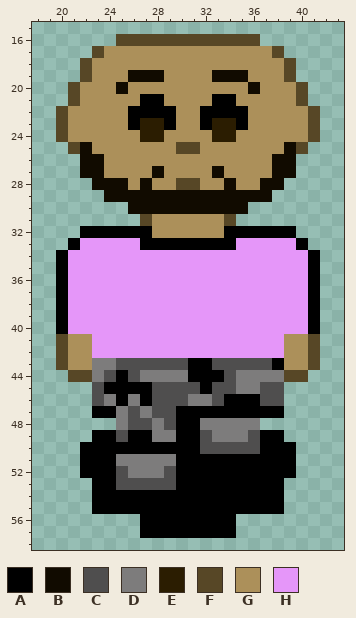
Two versions of one pixel-art sprite, assets/characterAnimations/dan/danWalk-3.png. The first picture shows the starting point.
The file is 64x64 pixels. Shown: x 18..43, y 15..58.
Palette (. is transparent): A #000000  B #110b00  C #4f4e4e  D #7d7c7c  E #2b1d01  F #574726  G #ac905a  H #e596f9
Pixels before, first column x 20:
16 .....FFFFFFFFFFFF.....
17 ...FGGGGGGGGGGGGGGF...
18 ..FGGGGGGGGGGGGGGGGF..
19 ..FGGGBBBGGGGBBBGGGF..
20 .FGGGBGGGGGGGGGGBGGGF.
21 .FGGGGGAAGGGGAAGGGGGF.
22 FGGGGGAAAAGGAAAAGGGGGF
23 FGGGGGAEEAGGAEEAGGGGGF
24 FGGGGGGEEGGGGEEGGGGGGF
25 .FBGGGGGGGFFGGGGGGGBF.
26 ..BBGGGGGGGGGGGGGGBB..
27 ..BBGGGGBGGGGBGGGGBB..
28 ...BBBGBGGFFGGBGGBB...
29 ....BBBBBBBBBBBBBB....
30 ......BBBBBBBBBB......
31 .......FGGGGGGF.......
32 ..AAAAAAGGGGGGAAAAAA..
33 .AHHHHHAAAAAAAAHHHHHA.
34 AHHHHHHHHHHHHHHHHHHHHA
35 AHHHHHHHHHHHHHHHHHHHHA
36 AHHHHHHHHHHHHHHHHHHHHA
37 AHHHHHHHHHHHHHHHHHHHHA
38 AHHHHHHHHHHHHHHHHHHHHA
39 AHHHHHHHHHHHHHHHHHHHHA
40 AHHHHHHHHHHHHHHHHHHHHA
41 FGGHHHHHHHHHHHHHHHHGGF
42 FGGHHHHHHHHHHHHHHHHGGF
43 FGGDDCCCCCCAACCCCCAGGF
44 .FFDCACDDDDAAACDDDDFF.
45 ...CAAAACCCCACCDDCC...
46 ...CDADACCCDDCAAACC...
47 ...AADCDCCAAAAAAAAA...
48 .....DCCDCAADDDDD.....
49 ...AACAADDAACDDDCAA...
50 ..AAAAAAAAAACCCCCAAA..
51 ..AAADDDDDAAAAAAAAAA..
52 ..AAACDDDCAAAAAAAAAA..
53 ...AACCCCCAAAAAAAAA...
54 ...AAAAAAAAAAAAAAAA...
55 ...AAAAAAAAAAAAAAAA...
56 .......AAAAAAAA.......
57 .......AAAAAAAA.......
The same view after the edit:
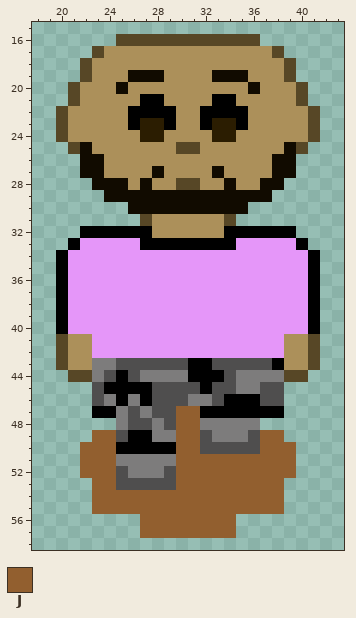
Colours new in this view: J #925f2f
Commit message: changed walk shadow dan, cactus shadow
Change:
Changed rows in their new state; - is an unchanged pixel.
first column x 22:
47 --------JJ--------
48 --------JJ--------
49 -JJ-----JJ-----JJ-
50 JJJ-----JJ-----JJJ
51 JJJ-----JJJJJJJJJJ
52 JJJ-----JJJJJJJJJJ
53 -JJ-----JJJJJJJJJ-
54 -JJJJJJJJJJJJJJJJ-
55 -JJJJJJJJJJJJJJJJ-
56 -----JJJJJJJJ-----
57 -----JJJJJJJJ-----
Pixel boxes of the changes (left, top, right, bottom) in both pictures:
changed: (80, 406, 296, 538)
